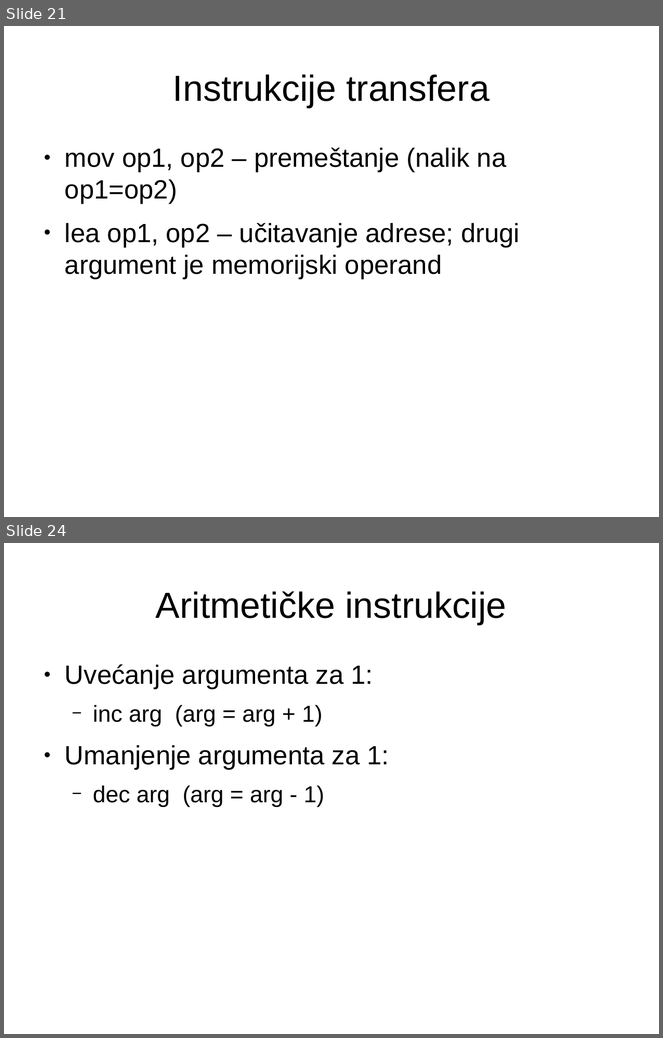
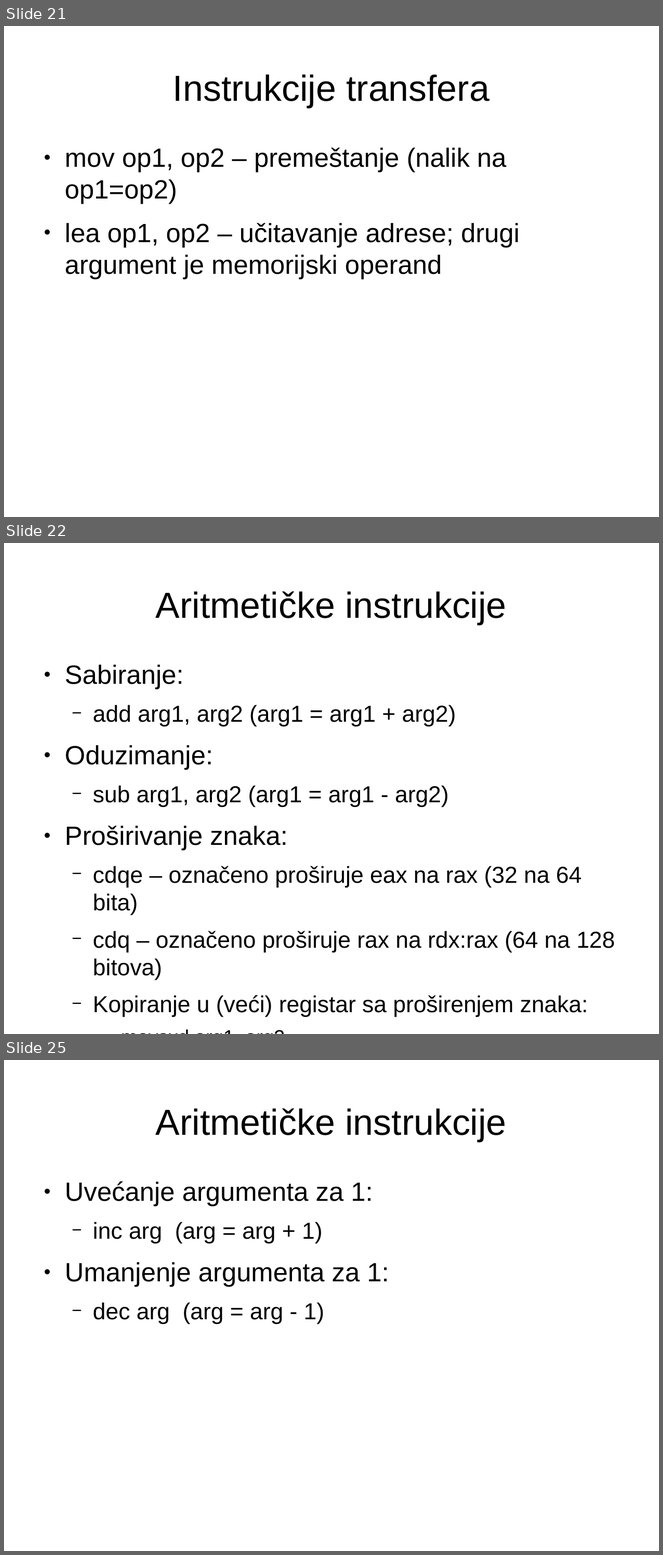
Before and after one commit to NikolaMilev/assembler-prezentacije, a slide deck: cas01/prez.odp. Shown one above the other, each under a label of ours: slides 21 and 24 before the commit, slides 21, 22 and 25 after it; the slides between them are not shown. The pictures are 663x1038 and 663x1555 pixels, drawn with LibreOffice and Linux fonts; fonts in the diff are those of the drawing. Boxes give left, top, right and bottom in pixels: in the first picture for what was removed or moved away, otherwise in the second. Text is boxed around its words. In the diff, an @@ line names an element or a change of style, - is before the commit and + after.

```diff
--- a/cas01/prez.odp
+++ b/cas01/prez.odp
@@ slide 22 added at [4,543,659,1034], background #FFFFFF @@
@@ title added at [156,591,506,625], 44 pt, text #000000 @@
+Aritmetičke instrukcije
@@ text added at [65,665,615,1018], 28 pt, text #000000 @@
+● Sabiranje:
+  − add arg1, arg2 (arg1 = arg1 + arg2)
+● Oduzimanje:
+  − sub arg1, arg2 (arg1 = arg1 - arg2)
+● Proširivanje znaka:
+  − cdqe – označeno proširuje eax na rax (32 na 64 bita)
+  − cdq – označeno proširuje rax na rdx:rax (64 na 128 bitova)
+  − Kopiranje u (veći) registar sa proširenjem znaka:
+    ● movsxd arg1, arg2
@@ what was slide 24 is now slide 25 @@
```
Also in this commit, not shown: 2 slides changed, 2 other files.
